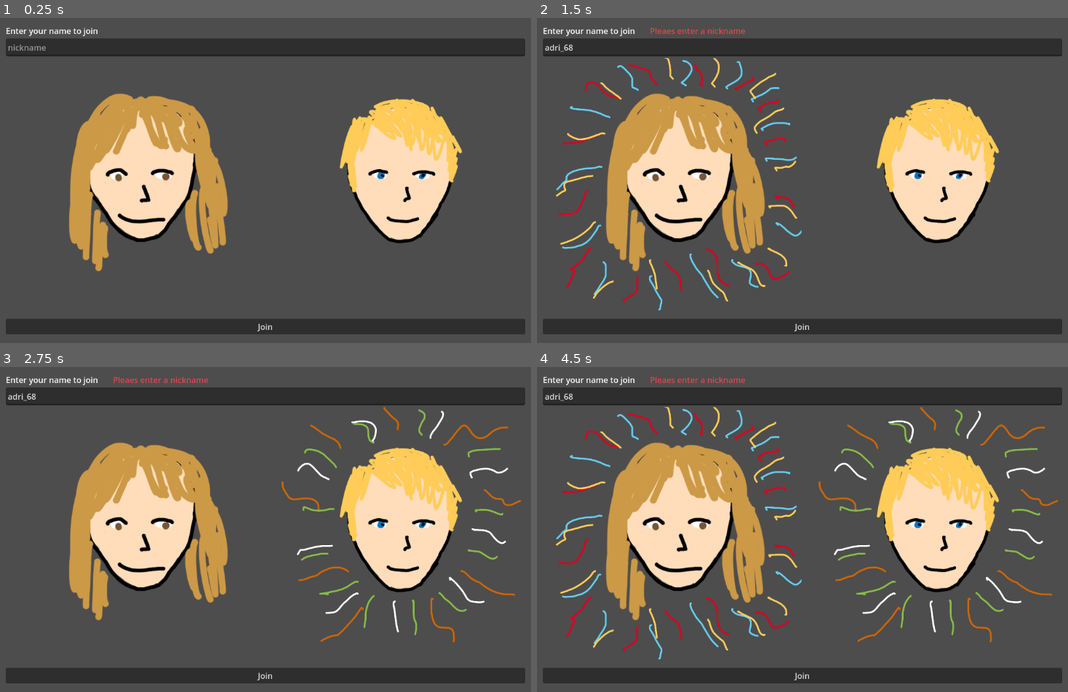
Above: before the commit, frames 1-4 (two rows, left to right).
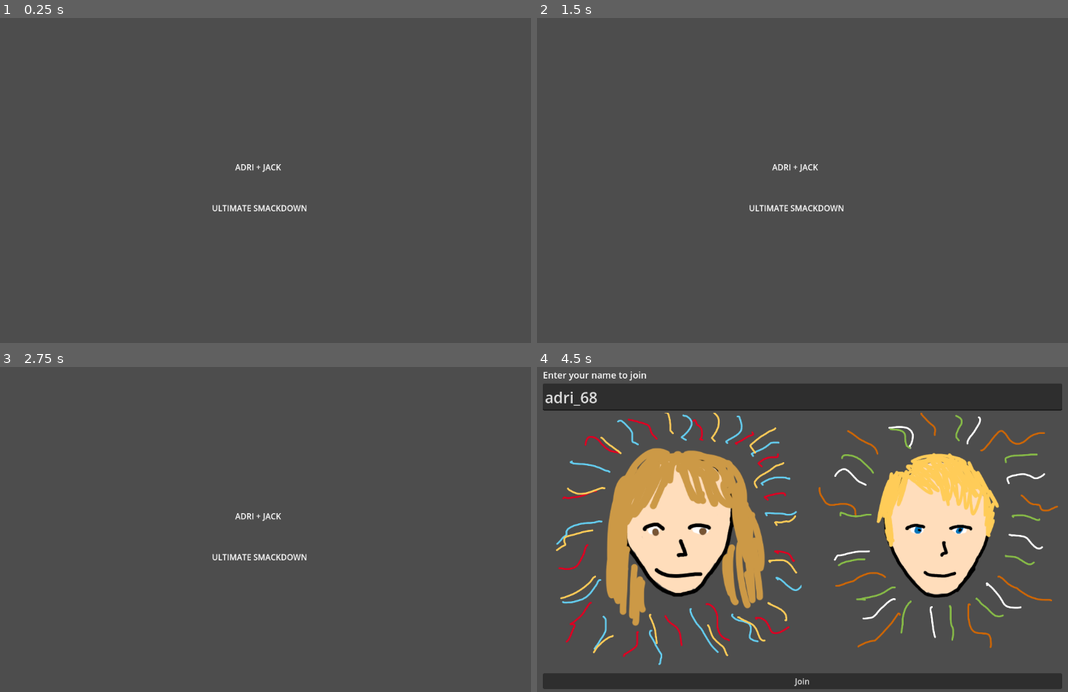
Above: after the commit, the same moments.

Repository: e-e/adri-jack-game
Game: Godot game, scene res://scenes/screens/lobby.tscn
Two runs of this game, one before a commit and one after it. Both use one fixed random seed, a clock stepped at 60 frames per second and the inputs below.
Inputs (mouse positions are in pixels of both pictures, inside the frame that each line leads up to):
- Up to frame 1 (0.25 s): no input
- Up to frame 2 (1.5 s): click (802, 326) at 0.5 s, where only the run before the commit has a clickable "Join"; click (669, 187) at 1.27 s
- Up to frame 3 (2.75 s): click (398, 536) at 2.02 s
- Up to frame 4 (4.5 s): tap Enter at 2.75, 4.25 s; move the mouse to (929, 513) at 2.77 s; hold D (move_right) 2.78-3.53 s; click (929, 513) at 2.92 s; tap Space at 3.5 s; move the mouse to (685, 545) at 3.52 s; hold S (move_down) 3.53-4.28 s; click (685, 545) at 3.67 s; move the mouse to (860, 458) at 4.27 s; hold D (move_right) from 4.28 s (still down); click (860, 458) at 4.42 s

The runs differ from the first frame. In frame 1, 29% of the frame differs, in the area x 1-99%, y 2-98%; in frame 2, 31%; in frame 3, 31%; in frame 4, 19%.

Commit message:
mobile joystick functional

Diff:
--- a/project.godot
+++ b/project.godot
@@ -20,6 +20,7 @@
 MultiplayerManager="*res://scripts/multiplayer/multiplayer_manager.gd"
 SignalBus="*res://scripts/signal_bus.gd"
 Logger="*res://scripts/logger.gd"
+InputController="*res://scripts/input_controller.gd"
 
 [display]
 
@@ -49,6 +50,10 @@
 ]
 }
 
+[input_devices]
+
+pointing/emulate_touch_from_mouse=true
+
 [rendering]
 
 renderer/rendering_method="gl_compatibility"
--- /dev/null
+++ b/scenes/joystick.tscn
@@ -0,0 +1,39 @@
+[gd_scene load_steps=4 format=3 uid="uid://cyamtcha0a32a"]
+
+[ext_resource type="Script" path="res://scripts/joystick.gd" id="1_25lut"]
+[ext_resource type="Texture2D" uid="uid://jc6gtuckjik0" path="res://assets/images/joystick-pad.png" id="2_x3nie"]
+[ext_resource type="Texture2D" uid="uid://bw7ov6hgtxxg8" path="res://assets/images/joystick-button.png" id="3_ndjbu"]
+
+[node name="Joystick" type="Node2D"]
+script = ExtResource("1_25lut")
+
+[node name="PadSprite" type="Sprite2D" parent="."]
+texture = ExtResource("2_x3nie")
+
+[node name="ButtonSprite" type="Sprite2D" parent="."]
+modulate = Color(0.874305, 0.234796, 0.277674, 1)
+texture = ExtResource("3_ndjbu")
+
+[node name="StrengthLabel" type="Label" parent="."]
+visible = false
+offset_left = 98.0
+offset_top = -35.0
+offset_right = 174.0
+offset_bottom = -12.0
+text = "Strength: "
+
+[node name="DirectionLabel" type="Label" parent="."]
+visible = false
+offset_left = 98.0
+offset_top = -16.0
+offset_right = 178.0
+offset_bottom = 7.0
+text = "Direction: "
+
+[node name="PositionLabel" type="Label" parent="."]
+visible = false
+offset_left = 98.0
+offset_top = 3.0
+offset_right = 178.0
+offset_bottom = 26.0
+text = "Position: "
--- a/scenes/player_adri.tscn
+++ b/scenes/player_adri.tscn
@@ -11,6 +11,9 @@
 properties/1/path = NodePath("InputSynchronizer:input_direction_x")
 properties/1/spawn = true
 properties/1/replication_mode = 1
+properties/2/path = NodePath("InputSynchronizer:strength")
+properties/2/spawn = true
+properties/2/replication_mode = 1
 
 [sub_resource type="SceneReplicationConfig" id="SceneReplicationConfig_p3enf"]
 properties/0/path = NodePath(".:position")
@@ -29,3 +32,11 @@
 
 [node name="Sprite2D" type="Sprite2D" parent="."]
 texture = ExtResource("2_llb3e")
+
+[node name="DebugLabel" type="Label" parent="."]
+offset_left = -113.0
+offset_top = -285.0
+offset_right = 5.0
+offset_bottom = -243.0
+theme_override_font_sizes/font_size = 30
+text = "velocity:"
--- /dev/null
+++ b/scenes/player_base.tscn
@@ -0,0 +1,6 @@
+[gd_scene load_steps=2 format=3 uid="uid://c3c3w6ldkb5mv"]
+
+[ext_resource type="Script" path="res://scripts/player_base.gd" id="1_h80kr"]
+
+[node name="PlayerBase" type="Node2D"]
+script = ExtResource("1_h80kr")
--- a/scenes/player_jack.tscn
+++ b/scenes/player_jack.tscn
@@ -11,6 +11,9 @@
 properties/1/path = NodePath("InputSynchronizer:input_direction_y")
 properties/1/spawn = true
 properties/1/replication_mode = 1
+properties/2/path = NodePath("InputSynchronizer:strength")
+properties/2/spawn = true
+properties/2/replication_mode = 1
 
 [sub_resource type="SceneReplicationConfig" id="SceneReplicationConfig_r0wne"]
 properties/0/path = NodePath(".:position")
@@ -29,3 +32,11 @@
 
 [node name="Sprite2D" type="Sprite2D" parent="."]
 texture = ExtResource("2_1teky")
+
+[node name="DebugLabel" type="Label" parent="."]
+offset_left = -113.0
+offset_top = -285.0
+offset_right = 5.0
+offset_bottom = -243.0
+theme_override_font_sizes/font_size = 30
+text = "velocity:"
--- a/scenes/screens/lobby.tscn
+++ b/scenes/screens/lobby.tscn
@@ -1,6 +1,7 @@
-[gd_scene load_steps=9 format=3 uid="uid://10qt5brjuq0d"]
+[gd_scene load_steps=10 format=3 uid="uid://10qt5brjuq0d"]
 
 [ext_resource type="Script" path="res://scripts/lobby.gd" id="1_7divp"]
+[ext_resource type="Script" path="res://scenes/screens/splash_screen.gd" id="2_e0c0o"]
 [ext_resource type="Texture2D" uid="uid://bswgm5ox7cisn" path="res://assets/images/button-adri.png" id="2_nabw0"]
 [ext_resource type="ButtonGroup" uid="uid://dyv3rdacqb4yg" path="res://assets/lobby_character_button_group.tres" id="2_xug6l"]
 [ext_resource type="Texture2D" uid="uid://xa543c524k3k" path="res://assets/images/button-adri-pressed.png" id="3_8ak62"]
@@ -14,7 +15,25 @@
 [node name="Lobby" type="Node2D"]
 script = ExtResource("1_7divp")
 
+[node name="SplashScreen" type="Node2D" parent="."]
+script = ExtResource("2_e0c0o")
+
+[node name="Label" type="Label" parent="SplashScreen"]
+offset_left = 516.0
+offset_top = 288.0
+offset_right = 607.0
+offset_bottom = 311.0
+text = "ADRI + JACK"
+
+[node name="Label2" type="Label" parent="SplashScreen"]
+offset_left = 470.0
+offset_top = 369.0
+offset_right = 659.0
+offset_bottom = 392.0
+text = "ULTIMATE SMACKDOWN"
+
 [node name="UI" type="Control" parent="."]
+visible = false
 layout_mode = 3
 anchors_preset = 0
 offset_right = 1152.0
@@ -39,6 +58,7 @@
 
 [node name="Label" type="Label" parent="UI/RegisterContainer/Header_HBoxContainer"]
 layout_mode = 2
+theme_override_font_sizes/font_size = 18
 text = "Enter your name to join"
 
 [node name="ErrorMessageLabel" type="Label" parent="UI/RegisterContainer/Header_HBoxContainer"]
@@ -50,11 +70,13 @@
 
 [node name="TextEdit" type="TextEdit" parent="UI/RegisterContainer"]
 layout_mode = 2
+theme_override_font_sizes/font_size = 30
 placeholder_text = "nickname"
 scroll_fit_content_height = true
 
 [node name="HBoxContainer" type="HBoxContainer" parent="UI/RegisterContainer"]
 layout_mode = 2
+alignment = 1
 
 [node name="AdriButton" type="TextureButton" parent="UI/RegisterContainer/HBoxContainer"]
 layout_mode = 2
--- a/scenes/screens/match.tscn
+++ b/scenes/screens/match.tscn
@@ -1,6 +1,17 @@
-[gd_scene load_steps=2 format=3 uid="uid://c7rn02dfjheqd"]
+[gd_scene load_steps=13 format=3 uid="uid://c7rn02dfjheqd"]
 
 [ext_resource type="Script" path="res://scripts/multiplayer/match.gd" id="1_yygc5"]
+[ext_resource type="Texture2D" uid="uid://c7evm51x8sc73" path="res://assets/images/arrow-empty.png" id="2_gn8ba"]
+[ext_resource type="Script" path="res://scripts/button_controller.gd" id="2_mmrub"]
+[ext_resource type="Texture2D" uid="uid://b8clgnd2i2uwt" path="res://assets/images/arrow-up.png" id="3_lbref"]
+[ext_resource type="Texture2D" uid="uid://tmlnypd6einw" path="res://assets/images/arrow-up-pressed.png" id="4_ltvqg"]
+[ext_resource type="Texture2D" uid="uid://deht43spkxxyo" path="res://assets/images/arrow-left.png" id="5_7tyq6"]
+[ext_resource type="Texture2D" uid="uid://dvbimoow2e1x5" path="res://assets/images/arrow-left-pressed.png" id="6_n6j2y"]
+[ext_resource type="Texture2D" uid="uid://d2qifxnfm44at" path="res://assets/images/arrow-right.png" id="7_l1ypj"]
+[ext_resource type="Texture2D" uid="uid://bfcuv55mfu6t" path="res://assets/images/arrow-right-pressed.png" id="8_8haas"]
+[ext_resource type="Texture2D" uid="uid://bsqmxg8wjlq2v" path="res://assets/images/arrow-down.png" id="9_80est"]
+[ext_resource type="Texture2D" uid="uid://dns1v11vtkkik" path="res://assets/images/arrow-down-pressed.png" id="10_8eynu"]
+[ext_resource type="PackedScene" uid="uid://cyamtcha0a32a" path="res://scenes/joystick.tscn" id="12_v7c70"]
 
 [node name="Match" type="Node2D"]
 script = ExtResource("1_yygc5")
@@ -16,3 +27,73 @@
 position = Vector2(863, 311)
 
 [node name="Players" type="Node2D" parent="."]
+
+[node name="ButtonController" type="Control" parent="."]
+visible = false
+layout_mode = 3
+anchors_preset = 0
+offset_right = 1152.0
+offset_bottom = 648.0
+script = ExtResource("2_mmrub")
+metadata/_edit_use_anchors_ = true
+
+[node name="HBoxContainer" type="HBoxContainer" parent="ButtonController"]
+layout_mode = 1
+anchors_preset = 12
+anchor_top = 1.0
+anchor_right = 1.0
+anchor_bottom = 1.0
+offset_top = -200.0
+grow_horizontal = 2
+grow_vertical = 0
+
+[node name="Joystick" type="GridContainer" parent="ButtonController/HBoxContainer"]
+visible = false
+layout_mode = 2
+columns = 3
+
+[node name="EmptyButton" type="TextureButton" parent="ButtonController/HBoxContainer/Joystick"]
+layout_mode = 2
+texture_normal = ExtResource("2_gn8ba")
+
+[node name="UpButton" type="TextureButton" parent="ButtonController/HBoxContainer/Joystick"]
+layout_mode = 2
+texture_normal = ExtResource("3_lbref")
+texture_pressed = ExtResource("4_ltvqg")
+
+[node name="EmptyButton2" type="TextureButton" parent="ButtonController/HBoxContainer/Joystick"]
+layout_mode = 2
+texture_normal = ExtResource("2_gn8ba")
+
+[node name="LeftButton" type="TextureButton" parent="ButtonController/HBoxContainer/Joystick"]
+layout_mode = 2
+texture_normal = ExtResource("5_7tyq6")
+texture_pressed = ExtResource("6_n6j2y")
+
+[node name="EmptyButton3" type="TextureButton" parent="ButtonController/HBoxContainer/Joystick"]
+layout_mode = 2
+texture_normal = ExtResource("2_gn8ba")
+
+[node name="RightButton" type="TextureButton" parent="ButtonController/HBoxContainer/Joystick"]
+layout_mode = 2
+texture_normal = ExtResource("7_l1ypj")
+texture_pressed = ExtResource("8_8haas")
+
+[node name="EmptyButton4" type="TextureButton" parent="ButtonController/HBoxContainer/Joystick"]
+layout_mode = 2
+texture_normal = ExtResource("2_gn8ba")
+
+[node name="DownButton" type="TextureButton" parent="ButtonController/HBoxContainer/Joystick"]
+layout_mode = 2
+texture_normal = ExtResource("9_80est")
+texture_pressed = ExtResource("10_8eynu")
+
+[node name="EmptyButton5" type="TextureButton" parent="ButtonController/HBoxContainer/Joystick"]
+layout_mode = 2
+texture_normal = ExtResource("2_gn8ba")
+
+[node name="HBoxContainer" type="HBoxContainer" parent="ButtonController/HBoxContainer"]
+layout_mode = 2
+
+[node name="Joystick" parent="." instance=ExtResource("12_v7c70")]
+position = Vector2(115, 546)
--- /dev/null
+++ b/scenes/screens/splash_screen.gd
@@ -0,0 +1,13 @@
+class_name SplashScreen extends Node2D
+
+signal splash_screen_finished
+
+# Called when the node enters the scene tree for the first time.
+func _ready() -> void:
+  await get_tree().create_timer(3).timeout
+  splash_screen_finished.emit()
+
+
+# Called every frame. 'delta' is the elapsed time since the previous frame.
+func _process(delta: float) -> void:
+  pass
--- /dev/null
+++ b/scripts/button_controller.gd
@@ -0,0 +1,14 @@
+class_name ButtonController extends Control
+
+signal button_pressed(btn: String)
+signal button_released(btn: String)
+
+func _on_up_button_pressed():
+  button_pressed.emit("up")
+  TouchScreenButton
+
+func _on_up_button_released():
+  button_released.emit()
+
+func _on_down_button_pressed():
+  pass
--- /dev/null
+++ b/scripts/input_controller.gd
@@ -0,0 +1,29 @@
+extends Node
+
+var strength: float = 0
+var direction: Vector2 = Vector2(0, 0)
+var touch_position: Vector2 = Vector2(0, 0)
+
+var is_active: bool = false
+
+var input_direction_x: float = 0.0
+var input_direction_y: float = 0.0
+
+func _physics_process(delta):
+  _set_input_from_touch_controller(delta)
+  #_set_input_directions(delta)
+
+func _set_input_directions(delta):
+  if is_active:
+    return
+  input_direction_x = Input.get_axis("move_left", "move_right")
+  input_direction_y = Input.get_axis("move_up", "move_down")
+
+func _set_input_from_touch_controller(delta):
+  if not is_active:
+    return
+
+  input_direction_x = -strength * direction.x
+  input_direction_y = -strength * direction.y
+
+  print("input_direction: (%s, %s)" % [str(input_direction_x), str(input_direction_y)])
--- /dev/null
+++ b/scripts/joystick.gd
@@ -0,0 +1,97 @@
+extends Node2D
+
+@onready var pad_sprite = $PadSprite
+@onready var button_sprite = $ButtonSprite
+
+const PAD_RADIUS = 32
+const BUTTON_RADIUS = 8
+
+var strength: float = 0.0:
+  get:
+    return InputController.strength
+  set(new_strength):
+    InputController.strength = new_strength
+
+# should always be normalized
+var direction: Vector2 = Vector2(0, 0):
+  get:
+    return InputController.direction
+  set(new_direction):
+    InputController.direction = new_direction
+
+var touch_position: Vector2 = Vector2(0, 0):
+  get:
+    return InputController.touch_position
+  set(new_touch_position):
+    InputController.touch_position = new_touch_position
+
+var is_active: bool = false:
+  get:
+    return InputController.is_active
+  set(new_is_active):
+    InputController.is_active = new_is_active
+
+var scale_factor: float = 3.0
+
+func _ready():
+  scale *= scale_factor
+
+func _unhandled_input(event):
+  if event is InputEventScreenTouch or event is InputEventMouseButton:
+    print("global click position: (%s, %s)" % [str(event.position.x), str(event.position.y)])
+    _handle_touch(event.position, event.pressed)
+
+  if event is InputEventGesture:
+    print("touch event: (%s, %s)" % [str(event.position.x), str(event.position.y)])
+
+  if event is InputEventMouseMotion and is_active:
+    _handle_touch(event.position, is_active)
+
+func _is_touch_in_bounds(touch_pos: Vector2) -> bool:
+  var adjusted_touch: Vector2 = global_position - touch_pos
+  print("is withint bounds: %s" % str(adjusted_touch.length() <= PAD_RADIUS))
+  return adjusted_touch.length() <= PAD_RADIUS
+
+# @todo: not quite there - if releasing within the "pad", the button doesn't return to the middle
+func _handle_touch(touch_pos: Vector2, pressed: bool) -> void:
+  var was_active: bool = is_active
+
+  # released
+  if not pressed:
+    touch_position = Vector2(0, 0)
+    strength = 0
+    #direction = Vector2(0, 0)
+    is_active = pressed
+    return
+
+  # invalid touch
+  if not _is_touch_in_bounds(touch_pos) and not was_active:
+    touch_position = Vector2(0, 0)
+    strength = 0
+    #direction = Vector2(0, 0)
+    return
+
+  var adjusted_touch: Vector2 = global_position - touch_pos
+
+  is_active = pressed
+  touch_position = touch_pos
+  strength = clampf(adjusted_touch.length() / (PAD_RADIUS * scale_factor), 0.0, 1.0)
+  direction = adjusted_touch.normalized()
+
+# assumes any scaling is done equally to x and y
+func _magnitude() -> float:
+  return (PAD_RADIUS - BUTTON_RADIUS) * strength
+
+
+func _render_debug(new_position: Vector2) -> void:
+  $StrengthLabel.text = "Strength: %s" % str(strength)
+  $DirectionLabel.text = "Direction: (%s, %s)" % [str(direction.x), str(direction.y)]
+  $PositionLabel.text = "Position: (%s, %s)" % [str(new_position.x), str(new_position.y)]
+
+func _process(delta: float) -> void:
+  var new_position: Vector2 = -(_magnitude() * direction)
+
+  button_sprite.position = new_position
+  pad_sprite.modulate = Color(0.8, 0.8, 0.8) if is_active else Color(1.0, 1.0, 1.0)
+
+  _render_debug(new_position)
--- a/scripts/lobby.gd
+++ b/scripts/lobby.gd
@@ -6,12 +6,20 @@
 @onready var adri_button = $UI/RegisterContainer/HBoxContainer/AdriButton
 @onready var jack_button = $UI/RegisterContainer/HBoxContainer/JackButton
 
+@onready var splash_screen: SplashScreen = $SplashScreen
+
 # Called when the node enters the scene tree for the first time.
 func _ready():
   Logger.debug("is server? [%s]" % ["yes" if MultiplayerManager.is_server else "no"])
   SignalBus.connect("update_connected_users_signal", _update_users_list)
   SignalBus.connect("create_and_enter_match", _create_and_enter_match)
   error_message_label.hide()
+
+  splash_screen.splash_screen_finished.connect(_show_sign_in)
+
+func _show_sign_in():
+  splash_screen.hide()
+  $UI.show()
 
 func _update_users_list():
   Logger.debug("updating users list...")
@@ -59,7 +67,6 @@
 
 
 func _on_adri_button_pressed():
-
   if nickname_input.text.strip_edges() == "":
     nickname_input.text = "adri_%s" % str(RandomNumberGenerator.new().randi_range(0, 100))
 
--- a/scripts/multiplayer/match.gd
+++ b/scripts/multiplayer/match.gd
@@ -7,6 +7,7 @@
 @onready var spawn_point_jack = $SpawnPointJack
 
 @onready var Players = $Players
+@onready var button_controller: ButtonController = $ButtonController
 
 var players: Array = []
 
@@ -14,20 +15,12 @@
 func _ready():
   if MultiplayerManager.is_server:
     _init_players()
-  #else:
-     #_init_self()
+  else:
+    pass
 
-  #if not MultiplayerManager.is_server:
-    #_init_self()
 
-func _init_self():
-  var player_scene = _get_player_scene(MultiplayerManager.player)
-  var spawn_point = _get_player_start_position(MultiplayerManager.player)
-  var player_node = player_scene.instantiate()
-  player_node.name = str(MultiplayerManager.player.client_id)
-  player_node.player_id = MultiplayerManager.player.client_id
-  player_node.position = spawn_point.position
-  $Players.add_child(player_node, true)
+func _on_button_pressed(btn: String):
+  Logger.debug("button pressed: %s" % btn)
 
 func _init_players():
   for player in players:
--- a/scripts/multiplayer/multiplayer_input.gd
+++ b/scripts/multiplayer/multiplayer_input.gd
@@ -4,6 +4,7 @@
 
 var input_direction_x
 var input_direction_y
+var strength
 
 # Called when the node enters the scene tree for the first time.
 func _ready():
@@ -23,8 +24,9 @@
   pass
 
 func _set_input_directions():
-  input_direction_x = Input.get_axis("move_left", "move_right")
-  input_direction_y = Input.get_axis("move_up", "move_down")
+  strength = InputController.strength
+  input_direction_x = InputController.input_direction_x
+  input_direction_y = InputController.input_direction_y
 
 @rpc("call_local")
 func jump():
--- a/scripts/multiplayer/multiplayer_manager.gd
+++ b/scripts/multiplayer/multiplayer_manager.gd
@@ -2,6 +2,7 @@
 
 const SERVER_PORT = 8081
 const SERVER_ADDRESS = "localhost"
+const SERVER_WS_ADDRESS = "ws://localhost"
 
 var connected_clients = []
 var opponent
@@ -10,25 +11,47 @@
 var is_server: bool = OS.has_feature("dedicated_server")
 const match_room_scene: PackedScene = preload("res://scenes/screens/match.tscn")
 
+var use_websocket: bool = true
+var is_connected: bool = false
+
 func _ready():
   if is_server:
     create_server()
   else:
     SignalBus.join_player_button_pressed.connect(_on_join_player_button_pressed)
 
+func _process(delta):
+  if use_websocket:
+    multiplayer.multiplayer_peer.poll()
+
 func create_server():
-  var server_peer = ENetMultiplayerPeer.new()
-  server_peer.create_server(SERVER_PORT)
+  var server_peer
+  if use_websocket:
+    server_peer = WebSocketMultiplayerPeer.new()
+    server_peer.create_server(SERVER_PORT, "0.0.0.0")
+  else:
+    server_peer = ENetMultiplayerPeer.new()
+    server_peer.create_server(SERVER_PORT)
 
   multiplayer.multiplayer_peer = server_peer
   multiplayer.peer_connected.connect(_client_connected)
   multiplayer.peer_disconnected.connect(_client_disconnected)
 
+  is_connected = true
+
   Logger.debug("server started: [id=%s]" % str(multiplayer.get_unique_id()))
 
 func join_server(nickname: String, character: String):
-  var client_peer = ENetMultiplayerPeer.new()
-  var connection_error: int = client_peer.create_client(SERVER_ADDRESS, SERVER_PORT)
+  Logger.debug("[%s] wants to join server [%s]" % [nickname, SERVER_ADDRESS])
+  var client_peer
+  var connection_error
+
+  if use_websocket:
+    client_peer = WebSocketMultiplayerPeer.new()
+    connection_error = client_peer.create_client("%s:%s" % [SERVER_WS_ADDRESS, SERVER_PORT])
+  else:
+    client_peer = ENetMultiplayerPeer.new()
+    connection_error = client_peer.create_client(SERVER_ADDRESS, SERVER_PORT)
 
   if connection_error != 0:
     Logger.debug("[%s] failed to connect" % nickname)
@@ -40,6 +63,7 @@
 func _client_connected(id: int):
   connected_clients.append({"client_id": id, "status": "lobby"})
   Logger.debug("client has connected: %s" % id)
+  is_connected = true
 
 
 func _client_disconnected(id: int):
--- a/scripts/player_base.gd
+++ b/scripts/player_base.gd
@@ -8,6 +8,9 @@
 var gravity = ProjectSettings.get_setting("physics/2d/default_gravity")
 var direction_y
 var direction_x
+var strength
+
+var show_debug: bool = false
 
 @export var player_id = 1:
   set(id):
@@ -15,29 +18,46 @@
     $InputSynchronizer.set_multiplayer_authority(id)
 
 func _enter_tree():
+  motion_mode = MOTION_MODE_FLOATING
   $InputSynchronizer.set_multiplayer_authority(str(name).to_int())
   $MultiplayerSynchronizer.set_multiplayer_authority(1)
-#func _ready():
+
+func _ready():
   #self.ready.connect(_on_ready)
-#
+  pass
+
 #func _on_ready():
   #set_multiplayer_authority(player_id)
 
 func _physics_process(delta):
   _apply_movement_from_input(delta)
+  _render_debug()
 
 func _apply_movement_from_input(delta):
+  strength = $InputSynchronizer.strength
   direction_y = $InputSynchronizer.input_direction_y
   direction_x = $InputSynchronizer.input_direction_x
 
-  if direction_y:
+  if direction_y and strength > 0:
     velocity.y = direction_y * SPEED
   else:
     velocity.y = move_toward(velocity.y, 0, SPEED)
 
-  if direction_x:
+  if direction_x and strength > 0:
     velocity.x = direction_x * SPEED
   else:
     velocity.x = move_toward(velocity.x, 0, SPEED)
 
   move_and_slide()
+
+func _render_debug():
+  if not show_debug:
+    $DebugLabel.hide()
+    return
+
+  var debug_text: String = "velocity: (%s, %s)" % [str(velocity.x), str(velocity.y)]
+  debug_text += "\nstrength: %s" % str($InputSynchronizer.strength)
+  debug_text += "\ndirection_y: %s" % str($InputSynchronizer.input_direction_y)
+  debug_text += "\ndirection_x: %s" % str($InputSynchronizer.input_direction_x)
+
+  $DebugLabel.text = debug_text
Binary file added: assets/images/arrow-down-pressed.png
Not shown, added: assets/images/arrow-down-pressed.png.import
Binary file added: assets/images/arrow-down.png
Not shown, added: assets/images/arrow-down.png.import
Binary file added: assets/images/arrow-empty.png
Not shown, added: assets/images/arrow-empty.png.import
Binary file added: assets/images/arrow-left-pressed.png
Not shown, added: assets/images/arrow-left-pressed.png.import
Binary file added: assets/images/arrow-left.png
Not shown, added: assets/images/arrow-left.png.import
Binary file added: assets/images/arrow-right-pressed.png
Not shown, added: assets/images/arrow-right-pressed.png.import
(and 13 more such lines)
